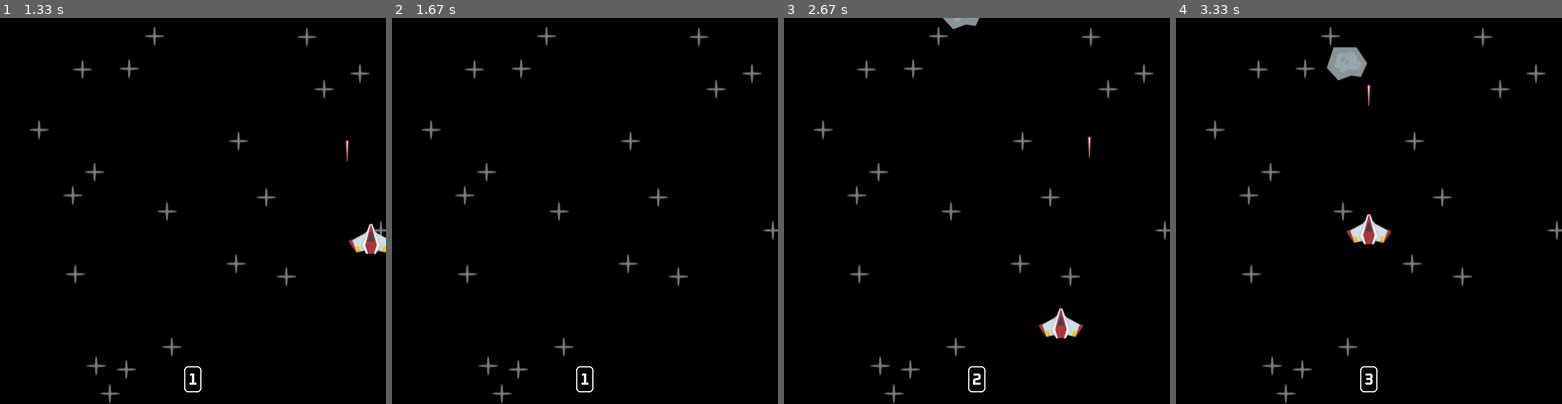
Above: before the commit, frames 1-4 (left to right).
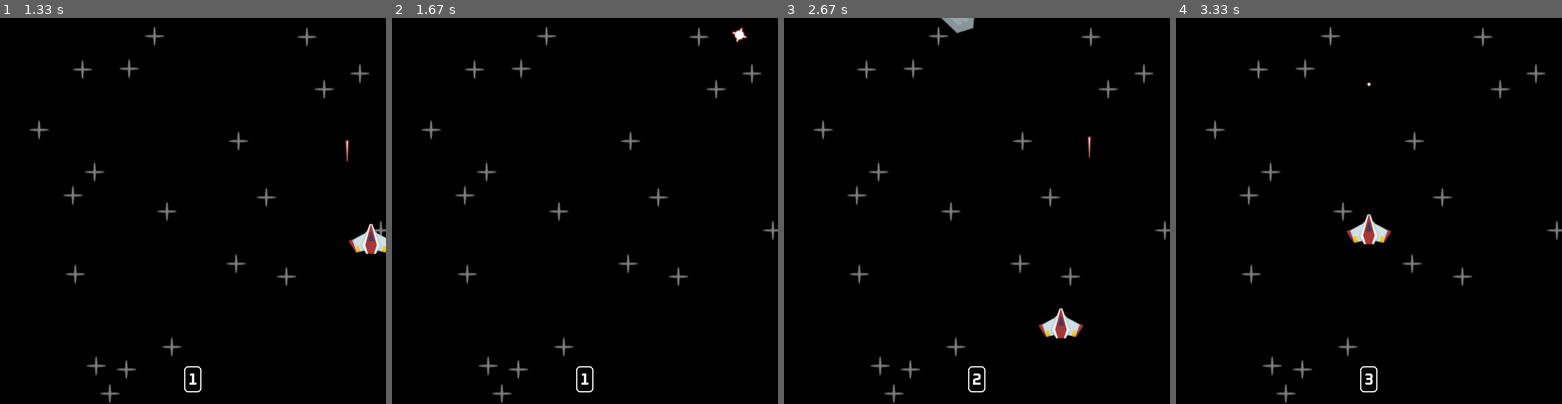
Above: after the commit, the same moments.

Repository: agustin-Sanchez9/pygame-tutorial
Game: pygame game, started from space shooter/code/main.py
Same seed, same stepped clock (60 frames per second), same inputs: the game is played once before the commit and once after it.
Inputs:
- Up to frame 1 (1.33 s): hold D 0.33-0.8 s; hold W 0.83-1.13 s; hold D from 1.17 s (still down)
- Up to frame 2 (1.67 s): release D at 1.63 s
- Up to frame 3 (2.67 s): hold A 1.67-2.2 s; hold S 2.23-2.53 s; hold A from 2.57 s (still down)
- Up to frame 4 (3.33 s): release A at 2.97 s; hold W from 3 s (still down)

Frame 1 is identical in both runs. In frame 2, less than 0.1% of the frame differs, in the area x 88-92%, y 2-7%; in frame 3, 0.1%; in frame 4, 0.7%, in the area x 39-51%, y 7-23%.

Commit message:
first game finished

Diff:
--- a/space shooter/code/main.py
+++ b/space shooter/code/main.py
@@ -40,6 +40,7 @@
             Laser((allGroup, laserGroup), laserSurf, self.rect.midtop)
             self.canShoot = False
             self.laserShootTime = pygame.time.get_ticks()
+            laserSound.play()
 
         self.laserTimer()
 
@@ -67,15 +68,38 @@
 class Meteor(pygame.sprite.Sprite):
     def __init__(self, groups, surf, pos):
         super().__init__(groups)
-        self.image = surf
+        self.orignal = surf
+        self.image = self.orignal
         self.rect = self.image.get_frect(center = pos)
         self.direction = pygame.Vector2((uniform(-0.5, 0.5), 1))
         self.speed = randint(100,500)
+        self.rotationSpeed = randint(50,100)
+        self.rotationAngle = 0
+
 
     def update(self, dt):
         self.rect.center += self.direction * self.speed * dt
         if self.rect.top > WINDOW_HEIGHT:
             self.kill()
+        self.rotationAngle += self.rotationSpeed * dt
+        self.image = pygame.transform.rotozoom(self.orignal, self.rotationAngle, 1)
+        self.rect = self.image.get_frect(center = self.rect.center) # needed to avoid strange movement patterns in the meteors while the image changes
+
+
+class AnimatedExplosion(pygame.sprite.Sprite):
+    def __init__(self, groups, frames, pos):
+        super().__init__(groups)
+        self.frames = frames
+        self.frameIndex = 0
+        self.image = self.frames[self.frameIndex]
+        self.rect = self.image.get_frect(center = pos)
+
+    def update(self, dt):
+        self.frameIndex += 40 * dt
+        if self.frameIndex < len(self.frames):
+            self.image = self.frames[int(self.frameIndex)]
+        else:
+            self.kill()
 
 
 #///////////////////////////////////////////////////////////////////////////////////////////////////////////////////////////////////////////
@@ -84,7 +108,7 @@
 
 def collisions():
     global running
-    playercollisions = pygame.sprite.spritecollide(player, meteorGroup, True)
+    playercollisions = pygame.sprite.spritecollide(player, meteorGroup, True, pygame.sprite.collide_mask)
 
     if playercollisions:
         running = False
@@ -93,6 +117,8 @@
         collisions = pygame.sprite.spritecollide(laser, meteorGroup, True)
         if collisions:
             laser.kill()
+            AnimatedExplosion(allGroup, explosionFrames, laser.rect.midtop)
+            explosionSound.play()
 
 
 def score():
@@ -123,6 +149,15 @@
 laserSurf = pygame.image.load(join('space shooter', 'images', 'laser.png')).convert_alpha()
 meteorSurf = pygame.image.load(join('space shooter', 'images', 'meteor.png')).convert_alpha()
 font = pygame.font.Font(join('space shooter', 'images', 'Oxanium-Bold.ttf'), 40)
+explosionFrames = [pygame.image.load(join('space shooter', 'images', 'explosion', f'{i}.png')).convert_alpha() for i in range(21)]
+# sound imports
+laserSound = pygame.mixer.Sound(join('space shooter', 'audio', 'laser.wav'))
+explosionSound = pygame.mixer.Sound(join('space shooter', 'audio', 'explosion.wav'))
+gameMusic = pygame.mixer.Sound(join('space shooter', 'audio', 'game_music.wav'))
+laserSound.set_volume(0.05)
+explosionSound.set_volume(0.1)
+gameMusic.set_volume(0.1)
+gameMusic.play(loops = -1)
 
 # in a groupo the sprites are sorted by the time has been added, so stars must be created before the player
 allGroup = pygame.sprite.Group()
